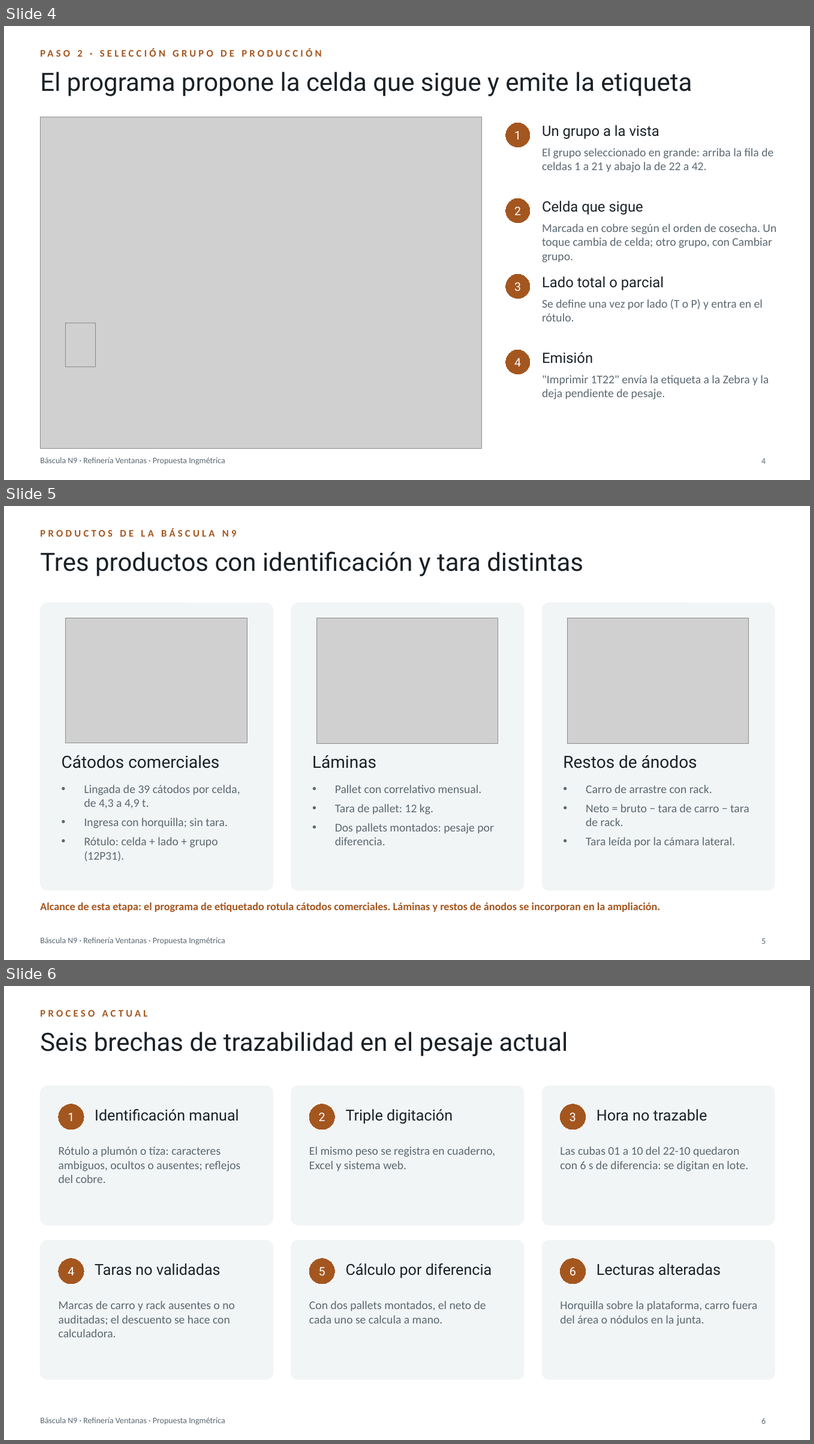
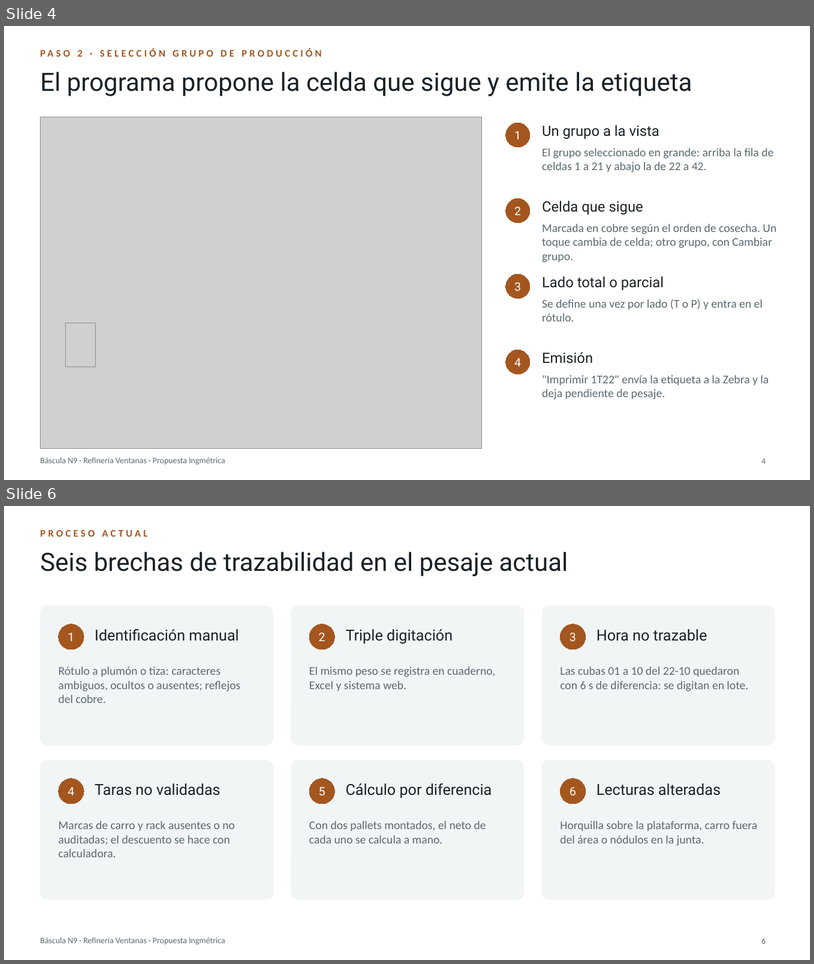
Before and after one commit to BortegaING/Codelco-Proyecto, a slide deck: presentacion/Bascula-N9-Ventanas.pptx. Shown one above the other, each under a label of ours: slides 4, 5 and 6 before the commit, slides 4 and 6 after it; the slides between them are not shown. The pictures are 814x1444 and 814x964 pixels, drawn with LibreOffice and Linux fonts; fonts in the diff are those of the drawing; grey boxes stand for pictures. Boxes give left, top, right and bottom in pixels: in the first picture for what was removed or moved away, otherwise in the second. Text is boxed around its words. In the diff, an @@ line names an element or a change of style, - is before the commit and + after.

```diff
--- a/presentacion/Bascula-N9-Ventanas.pptx
+++ b/presentacion/Bascula-N9-Ventanas.pptx
@@ slide 5 removed at <box>4,506,810,960</box>, background #FFFFFF; not listed: 1 template element that a slide beside it also shows @@
@@ text removed at <box>40,528,237,537</box> @@
-PRODUCTOS DE LA BÁSCULA N9
@@ title removed at <box>40,552,584,576</box> @@
-Tres productos con identificación y tara distintas
@@ rounded rectangle removed at <box>40,603,273,890</box> @@
@@ rounded rectangle removed at <box>291,603,524,890</box> @@
@@ rounded rectangle removed at <box>542,603,776,890</box> @@
@@ picture removed at <box>66,618,247,742</box> @@
@@ picture removed at <box>317,618,498,743</box> @@
@@ picture removed at <box>568,618,749,743</box> @@
@@ text removed at <box>62,755,219,768</box> @@
-Cátodos comerciales
@@ text removed at <box>312,755,377,768</box> @@
-Láminas
@@ text removed at <box>563,755,698,768</box> @@
-Restos de ánodos
@@ text removed at <box>84,784,240,861</box> @@
-• Lingada de 39 cátodos por celda, de 4,3 a 4,9 t.
-• Ingresa con horquilla; sin tara.
-• Rótulo: celda + lado + grupo (12P31).
@@ text removed at <box>335,784,494,845</box> @@
-• Pallet con correlativo mensual.
-• Tara de pallet: 12 kg.
-• Dos pallets montados: pesaje por diferencia.
@@ text removed at <box>586,784,750,847</box> @@
-• Carro de arrastre con rack.
-• Neto = bruto − tara de carro − tara de rack.
-• Tara leída por la cámara lateral.
@@ text removed at <box>40,902,660,912</box> @@
-Alcance de esta etapa: el programa de etiquetado rotula cátodos comerciales. Láminas y restos de ánodos se incorporan en la ampliación.
@@ page number removed at <box>762,938,766,943</box> @@
-5
```
Also in this commit, not shown: 1 slide added, 1 other file.
